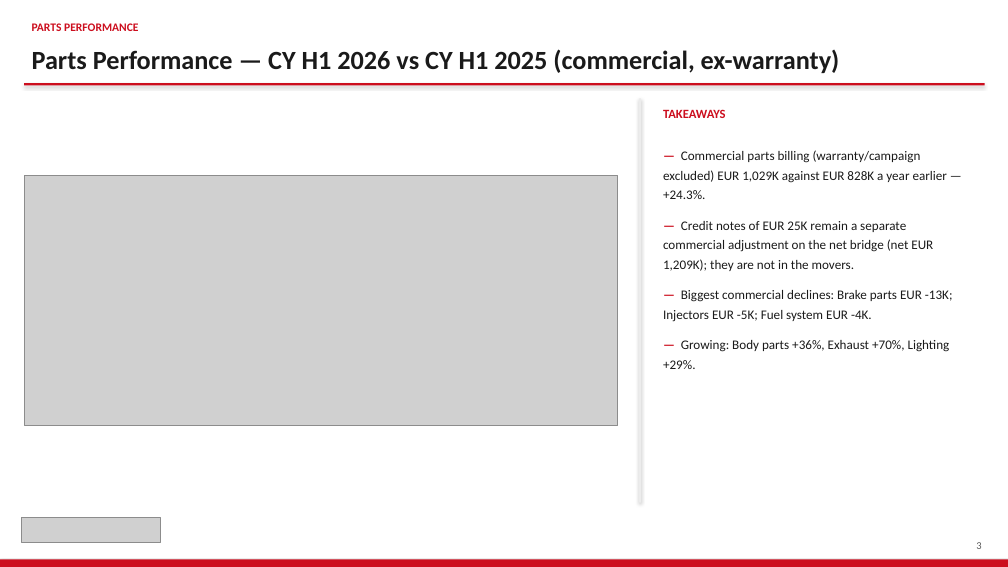
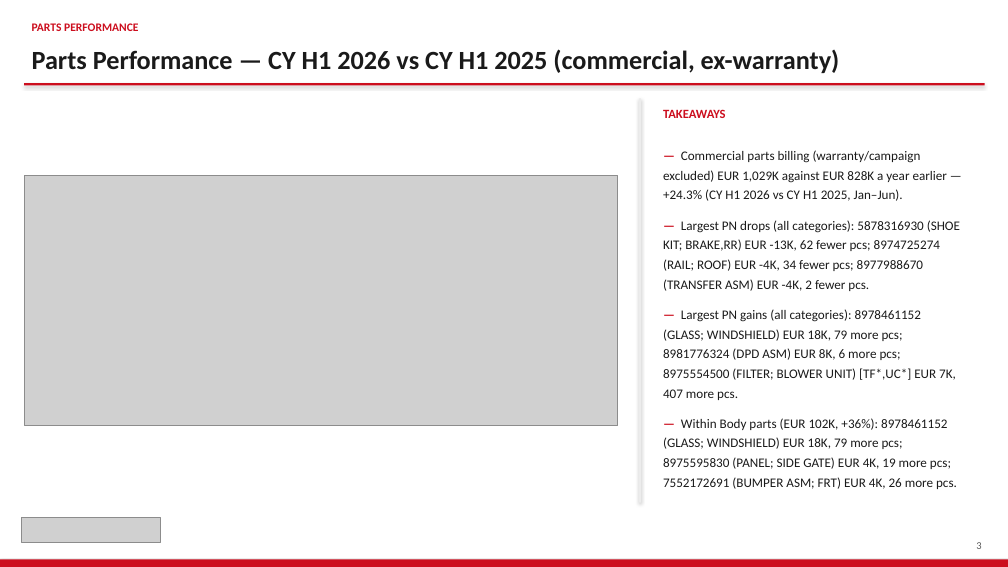
Before and after one commit to jeromio1987/ISZE, a slide deck: slide 3 of 09_meetings/IBX_Sales_Review_2026/ISZE_IBX_Sales_Review_FY2027.pptx. Drawn at 1008x567 pixels with LibreOffice and Linux fonts; fonts in the diff are those of the drawing; grey boxes stand for pictures. Boxes give left, top, right and bottom in pixels: in the first picture for what was removed or moved away, otherwise in the second. Text is boxed around its words. In the diff, an @@ line names an element or a change of style, - is before the commit and + after.

```diff
--- a/09_meetings/IBX_Sales_Review_2026/ISZE_IBX_Sales_Review_FY2027.pptx
+++ b/09_meetings/IBX_Sales_Review_2026/ISZE_IBX_Sales_Review_FY2027.pptx
@@ text at bbox=[663, 150, 960, 489]: text changed @@
-— Commercial parts billing (warranty/campaign excluded) EUR 1,029K against EUR 828K a year earlier — +24.3%.
-— Credit notes of EUR 25K remain a separate commercial adjustment on the net bridge (net EUR 1,209K); they are not in the movers.
-— Biggest commercial declines: Brake parts EUR -13K; Injectors EUR -5K; Fuel system EUR -4K.
-— Growing: Body parts +36%, Exhaust +70%, Lighting +29%.
+— Commercial parts billing (warranty/campaign excluded) EUR 1,029K against EUR 828K a year earlier — +24.3% (CY H1 2026 vs CY H1 2025, Jan–Jun).
+— Largest PN drops (all categories): 5878316930 (SHOE KIT; BRAKE,RR) EUR -13K, 62 fewer pcs; 8974725274 (RAIL; ROOF) EUR -4K, 34 fewer pcs; 8977988670 (TRANSFER ASM) EUR -4K, 2 fewer pcs.
+— Largest PN gains (all categories): 8978461152 (GLASS; WINDSHIELD) EUR 18K, 79 more pcs; 8981776324 (DPD ASM) EUR 8K, 6 more pcs; 8975554500 (FILTER; BLOWER UNIT) [TF*,UC*] EUR 7K, 407 more pcs.
+— Within Body parts (EUR 102K, +36%): 8978461152 (GLASS; WINDSHIELD) EUR 18K, 79 more pcs; 8975595830 (PANEL; SIDE GATE) EUR 4K, 19 more pcs; 7552172691 (BUMPER ASM; FRT) EUR 4K, 26 more pcs.
```
Also in this commit, not shown: 4 other slides changed, 4 other files.
